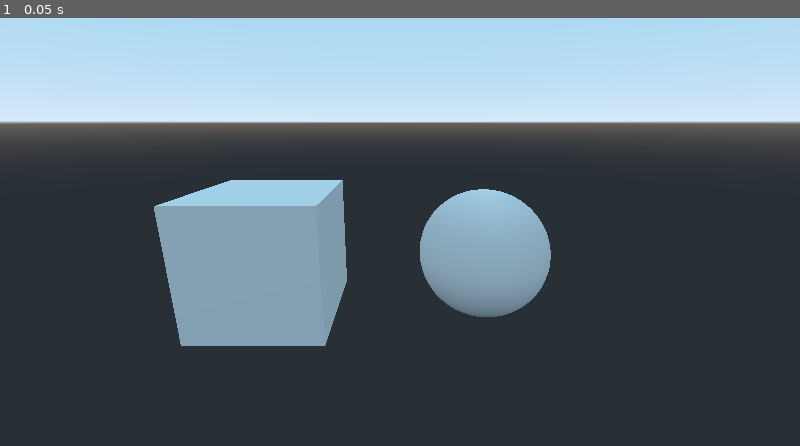
Above: before the commit, frame 1.
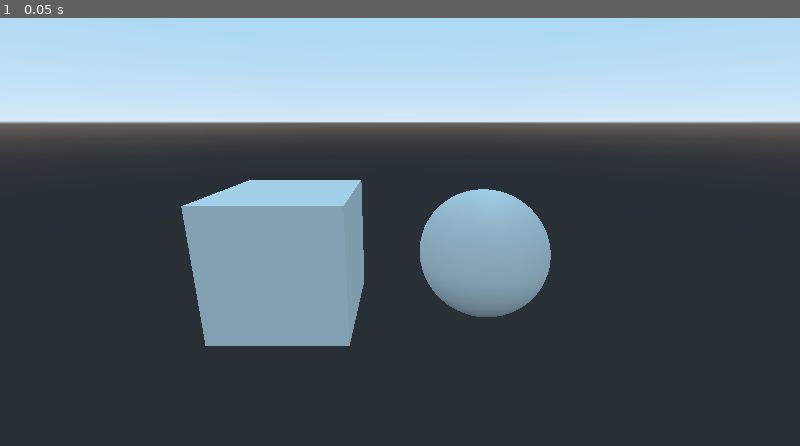
Above: after the commit, the same moment.

Repository: mohxmmad/grtc
Game: Godot game, scene res://GRTC.tscn
The game is run twice, just before and just after one commit, with the same random seed, the same clock (stepped at 60 frames per second) and the same inputs.
Inputs:
- Up to frame 1 (0.05 s): no input

The runs differ from the first frame. In frame 1, 2.3% of the frame differs, in the area x 19-46%, y 37-77%.

Commit message:
Initial commit from Godot GRTC Panel

Diff:
--- a/GRTC.tscn
+++ b/GRTC.tscn
@@ -7,7 +7,7 @@
 [node name="GRTC" type="Spatial"]
 
 [node name="Cube" type="MeshInstance" parent="."]
-transform = Transform( 1, 0, 0, 0, 1, 0, 0, 0, 1, -2.04097, 0, 0 )
+transform = Transform( 1, 0, 0, 0, 1, 0, 0, 0, 1, -1.69948, 0, 0 )
 mesh = SubResource( 1 )
 
 [node name="Camera" type="Camera" parent="."]
